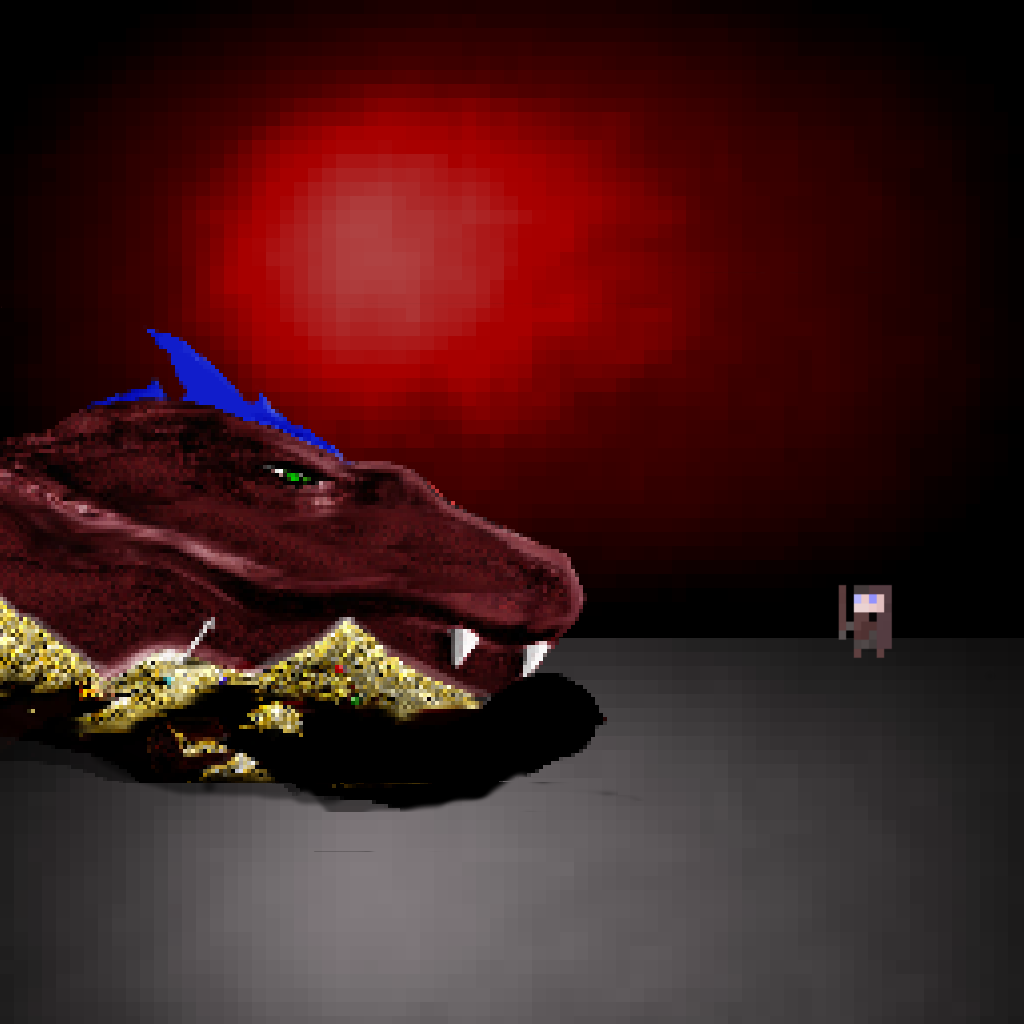
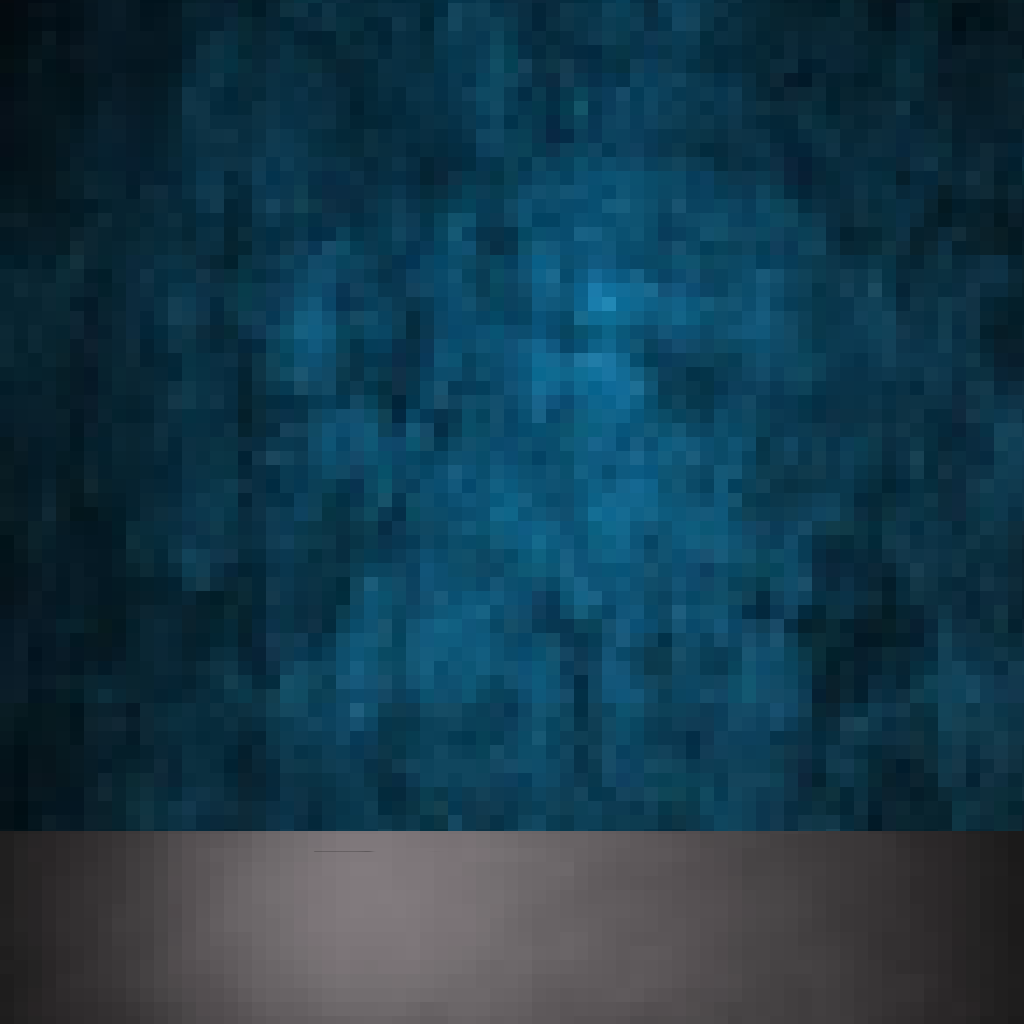
Before/after of a 1024 x 1024 layered artwork. What changed in the layer stack:
added layer "Pasted Layer #1" above "dragon.png" over [0, 0, 1024, 831]
